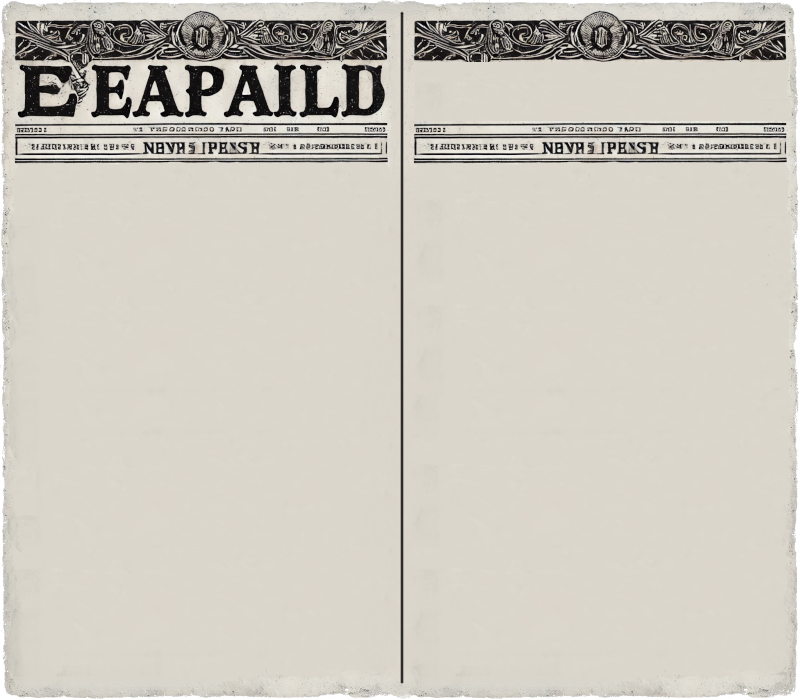
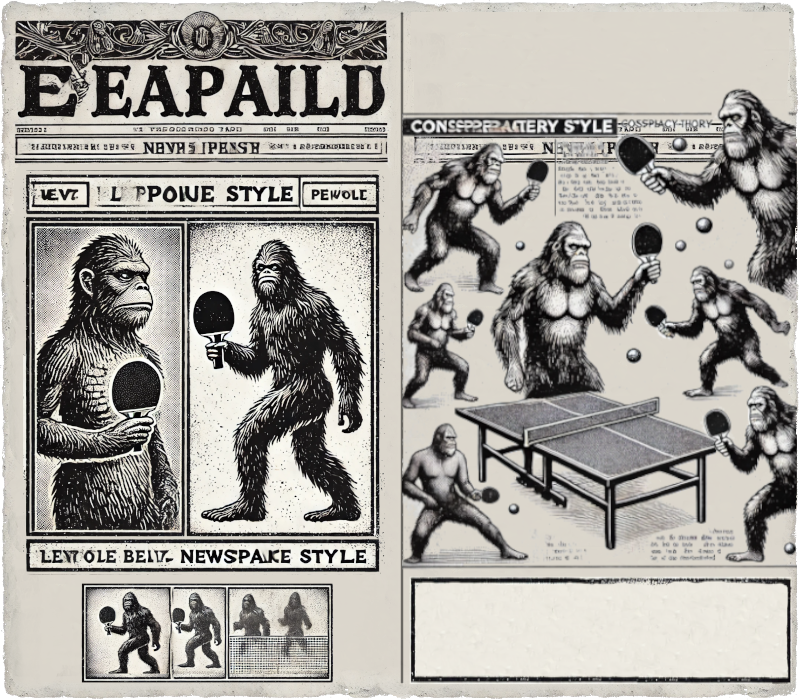
Layer changes from the first (800, 700) image to the second:
added layer "Pasted Layer" above "TEXT" over [0,0,799,700]
painted on "Heading Right" over [411,12,789,70]
painted on "Background-Trans" over [414,6,788,67]
